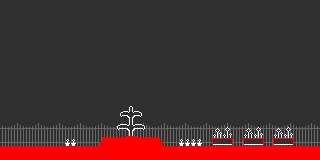
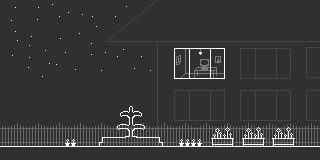
Layers edited between the first and the second 320 × 160 image:
added layer "window" above "house" over [174, 48, 225, 79]
renamed "fence" to "house", opacity 27% → 10%, painted on it over [0, 0, 320, 147]
added layer "stars" above "fence#1" over [11, 4, 151, 77]
renamed "walls" to "fence#1", moved it above "ground", painted on it over [0, 0, 320, 160]
